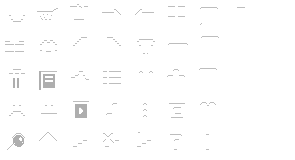
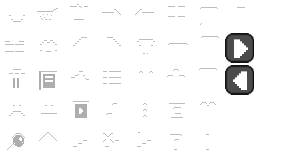
Comparing the layer stacks of the two 295x160 images. Changes:
added layer "Layer 6" above "Slot_rounded_GB" over [233, 71, 247, 90]
added layer "Slot_rounded_GB" (1st of 2) above "Layer 5" over [225, 65, 254, 95]
added layer "Layer 5" above "Slot_rounded_GB" over [234, 39, 248, 58]
added layer "Slot_rounded_GB" (2nd of 2) above "Layer 2" over [225, 33, 254, 63]
